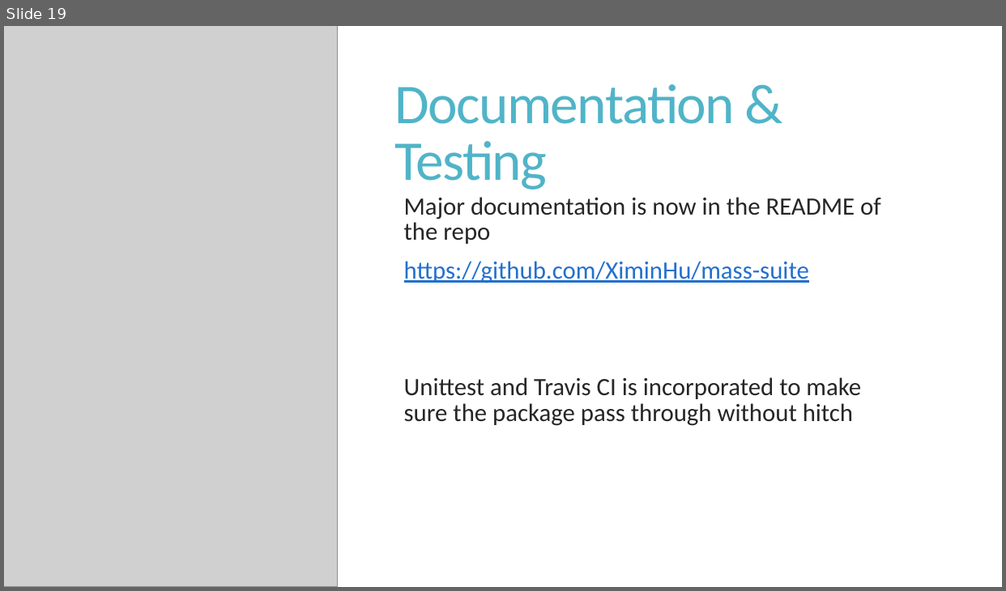
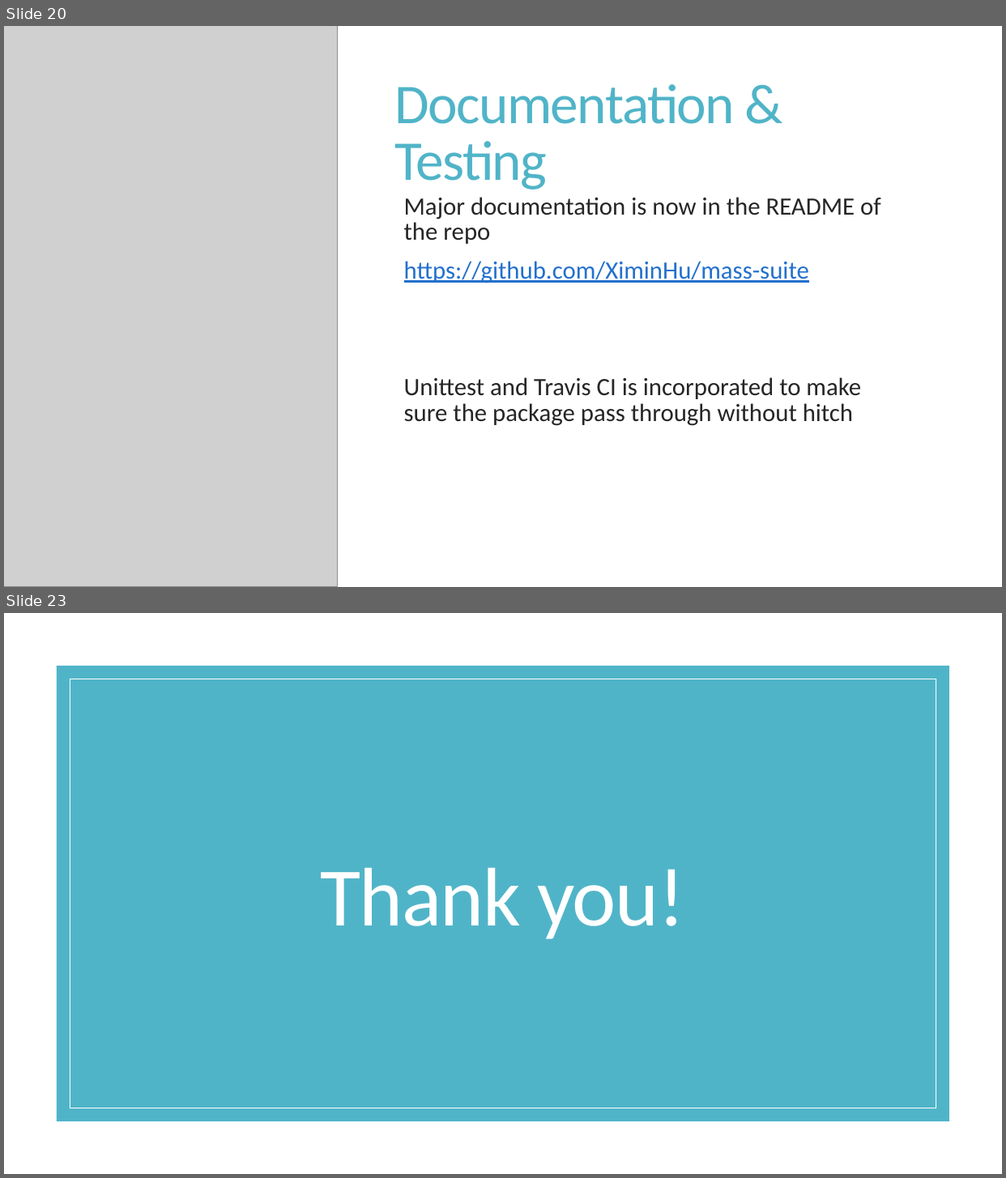
Before and after one commit to XiminHu/mass-suite, a slide deck: doc/20200619 Capstone-Second phase update.pptx. Shown one above the other, each under a label of ours: slide 19 before the commit, slides 20 and 23 after it; the slides between them are not shown. The pictures are 1006x591 and 1006x1178 pixels, drawn with LibreOffice and Linux fonts; fonts in the diff are those of the drawing; grey boxes stand for pictures. Boxes give left, top, right and bottom in pixels: in the first picture for what was removed or moved away, otherwise in the second. Text is boxed around its words. In the diff, an @@ line names an element or a change of style, - is before the commit and + after.

```diff
--- a/doc/20200619 Capstone-Second phase update.pptx
+++ b/doc/20200619 Capstone-Second phase update.pptx
@@ slide 23 added at box(4, 613, 1002, 1174), background #50B4C8 @@
@@ rectangle added at box(4, 613, 1002, 1174), fill #FFFFFF @@
@@ rectangle added at box(57, 666, 949, 1122), fill #50B4C8 @@
@@ rectangle added at box(70, 679, 936, 1109), outline #FFFFFF 1 pt @@
@@ title added at box(320, 867, 684, 939), 80 pt, text #FFFFFF @@
+Thank you!
@@ what was slide 19 is now slide 20 @@
```
Also in this commit, not shown: 2 slides changed, 2 other slides added, 1 slide removed, 7 other files.
